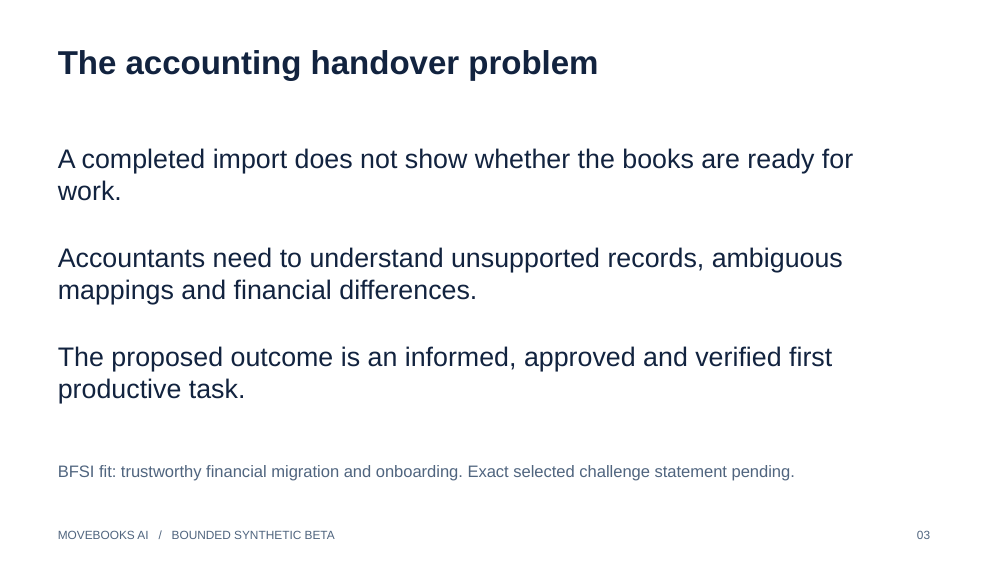
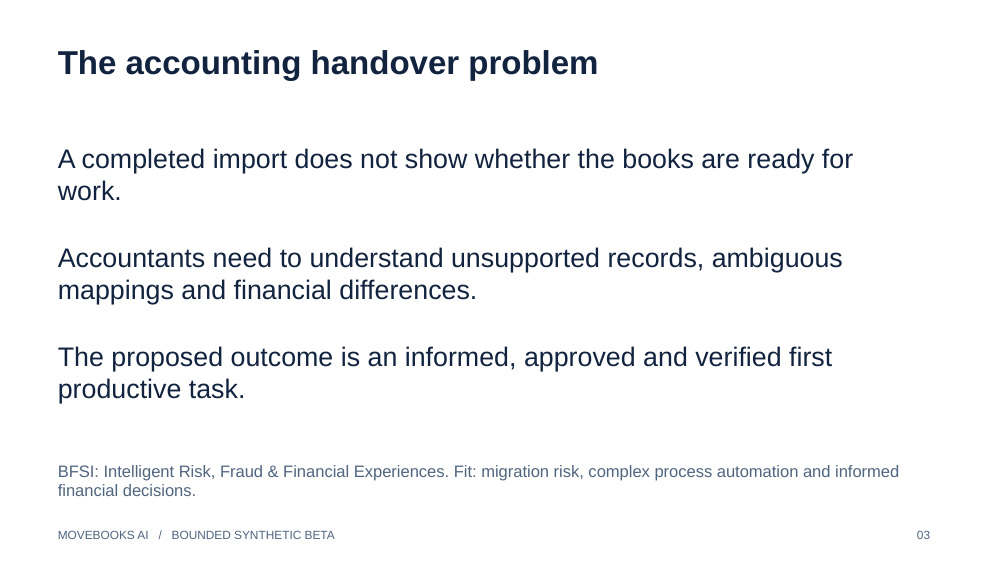
Before and after one commit to JEMathew/movers-and-ledgers, a slide deck: slide 3 of docs/submission/assets/movebooks-submission-draft.pptx. Drawn at 1008x567 pixels with LibreOffice and Linux fonts; fonts in the diff are those of the drawing. Boxes give left, top, right and bottom in pixels: in the first picture for what was removed or moved away, otherwise in the second. Text is boxed around its words. In the diff, an @@ line names an element or a change of style, - is before the commit and + after.

Commit message:
docs: refresh draft deck with accepted Play and BFSI evidence

```diff
--- a/docs/submission/assets/movebooks-submission-draft.pptx
+++ b/docs/submission/assets/movebooks-submission-draft.pptx
@@ text at [58,465,899,496]: text changed @@
-BFSI fit: trustworthy financial migration and onboarding. Exact selected challenge statement pending.
+BFSI: Intelligent Risk, Fraud & Financial Experiences. Fit: migration risk, complex process automation and informed financial decisions.
```
Also in this commit, not shown: 3 other slides changed, 8 other files.
